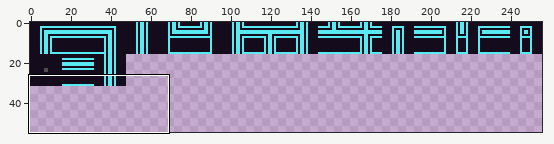
One commit to this pixel-art file: assets/Sprite-0004.aseprite. The first picture is a wide view before the edit; the outline marks the close-up.
Close-up. Before the commit:
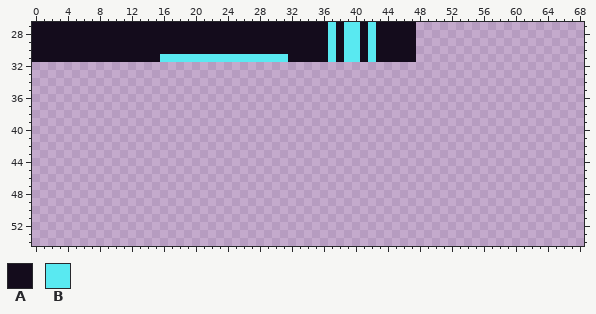
256x63 pixels, 1 frame. Shown: x 0..68, y 27..54. The wide view leaves out empty margins.
Palette (. is transparent): A #140c1c  B #59e9f1
Pixels before, first column x 0:
27 AAAAAAAAAAAAAAAAAAAAAAAAAAAAAAAAAAAAABABBABAAAAA
28 AAAAAAAAAAAAAAAAAAAAAAAAAAAAAAAAAAAAABABBABAAAAA
29 AAAAAAAAAAAAAAAAAAAAAAAAAAAAAAAAAAAAABABBABAAAAA
30 AAAAAAAAAAAAAAAAAAAAAAAAAAAAAAAAAAAAABABBABAAAAA
31 AAAAAAAAAAAAAAAABBBBBBBBBBBBBBBBAAAAABABBABAAAAA
And afterwards:
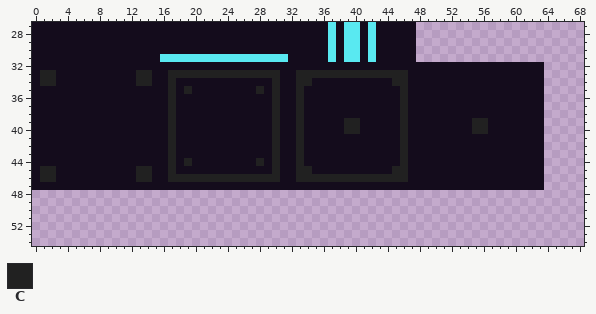
Colours new in this view: C #212121
Edits made:
There is now colour A in row 32 at x 0 to 63; in row 33 at x 0, 3 to 12, 15 to 16, 31 to 32 and 47 to 63; in row 34 at x 0, 3 to 12, 15 to 16, 18 to 29, 31 to 32, 35 to 44 and 47 to 63; in row 35 at x 0 to 16, 18, 20 to 27, 29, 31 to 32, 34 to 45 and 47 to 63; in rows 36 to 38 at x 0 to 16, 18 to 29, 31 to 32, 34 to 45 and 47 to 63; in rows 39 to 40 at x 0 to 16, 18 to 29, 31 to 32, 34 to 38, 41 to 45, 47 to 54 and 57 to 63.
There is now colour A in rows 41 to 43 at x 0 to 16, 18 to 29, 31 to 32, 34 to 45 and 47 to 63; in row 44 at x 0 to 16, 18, 20 to 27, 29, 31 to 32, 34 to 45 and 47 to 63; in row 45 at x 0, 3 to 12, 15 to 16, 18 to 29, 31 to 32, 35 to 44 and 47 to 63; in row 46 at x 0, 3 to 12, 15 to 16, 31 to 32 and 47 to 63; in row 47 at x 0 to 63.
There is now colour C in row 33 at x 1 to 2, 13 to 14, 17 to 30 and 33 to 46; in row 34 at x 1 to 2, 13 to 14, 17, 30, 33 to 34 and 45 to 46; in row 35 at x 17, 19, 28, 30, 33 and 46; in rows 36 to 38 at x 17, 30, 33 and 46; in rows 39 to 40 at x 17, 30, 33, 39 to 40, 46 and 55 to 56; in rows 41 to 43 at x 17, 30, 33 and 46.
There is now colour C in row 44 at x 17, 19, 28, 30, 33 and 46; in row 45 at x 1 to 2, 13 to 14, 17, 30, 33 to 34 and 45 to 46; in row 46 at x 1 to 2, 13 to 14, 17 to 30 and 33 to 46.
Boxes around the changes in both close-ups, in picture pixels (x1, y1, x2, y2):
added: (32, 62, 544, 190)
